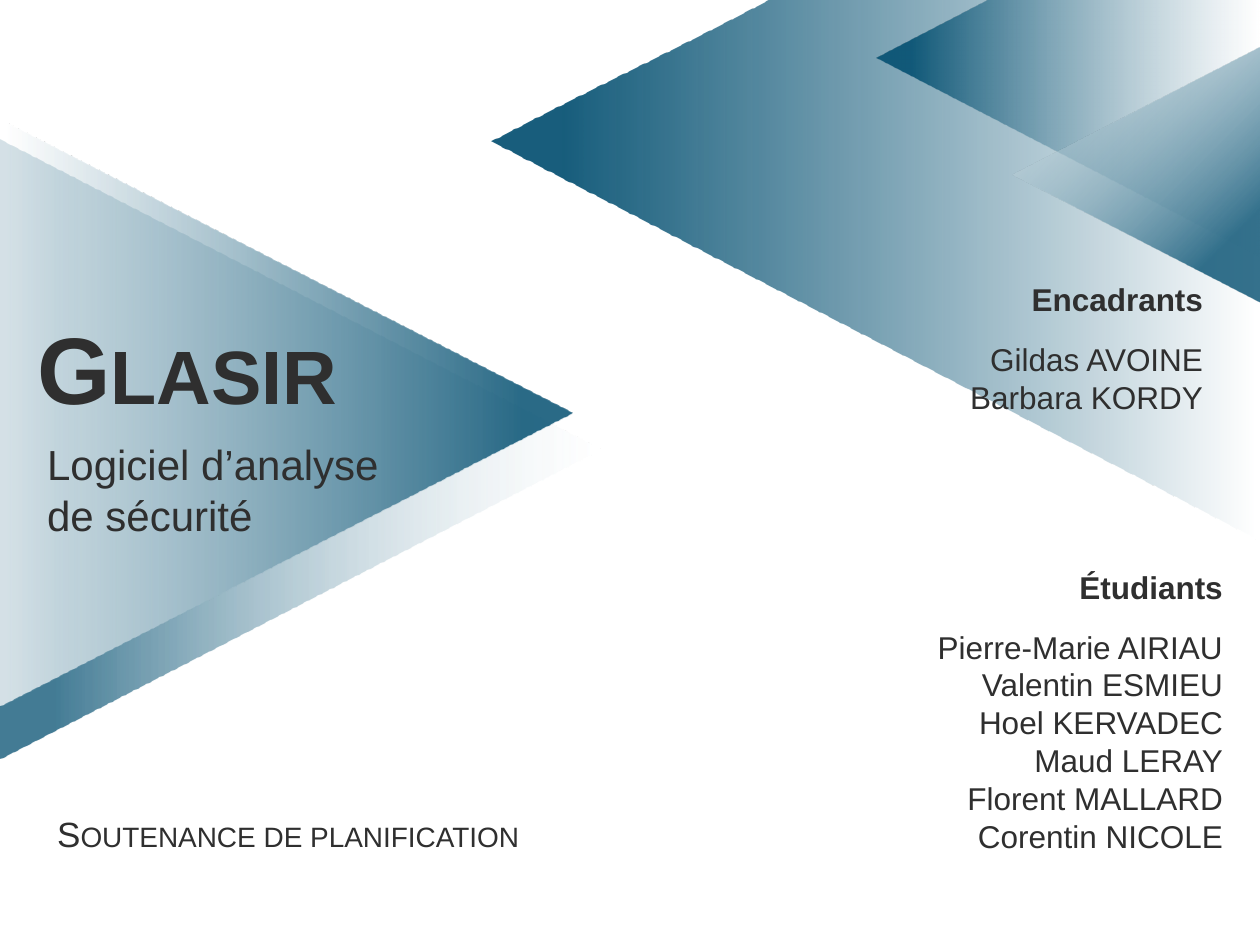
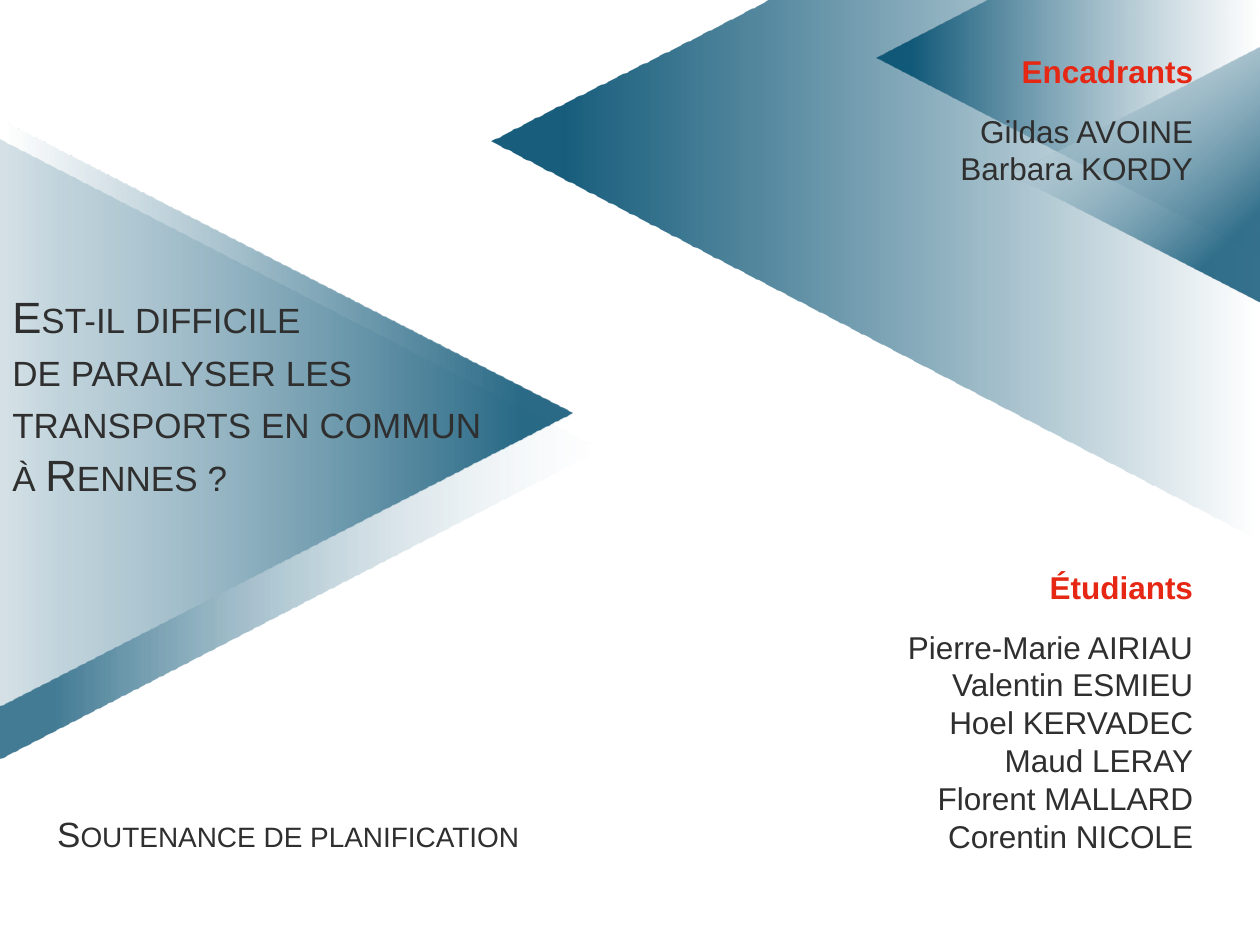
Before and after one commit to HKervadec/korrigolo, a slide deck: slide 1 of soutenances/planification/soutenance_planification.pptx. Drawn at 1260x945 pixels with LibreOffice and Linux fonts; fonts in the diff are those of the drawing; background and template pictures are left out. Boxes give left, top, right and bottom in pixels: in the first picture for what was removed or moved away, otherwise in the second. Text is boxed around its words. In the diff, an @@ line names an element or a change of style, - is before the commit and + after.

```diff
--- a/soutenances/planification/soutenance_planification.pptx
+++ b/soutenances/planification/soutenance_planification.pptx
@@ text "Encadrants" at bbox=[1022, 58, 1193, 89]: text colour #302F2F to #E52713 @@
@@ text "Encadrants": place and size @@
-text "Encadrants" at bbox=[1032, 286, 1203, 317]
+text "Encadrants" at bbox=[1022, 58, 1193, 89]
@@ text "Gildas AVOINE" rewrapped from bbox=[970, 348, 1203, 415] to bbox=[960, 118, 1193, 181] @@
@@ text at bbox=[12, 308, 482, 491]: text changed; size 24 to 25 pt @@
-Logiciel d’analyse
-de sécurité
+Est-il difficile
+de paralyser les
+transports en commun
+à Rennes ?
@@ text removed at bbox=[25, 304, 591, 431] @@
-Glasir
@@ text "Étudiants": place and size @@
-text "Étudiants" at bbox=[1079, 574, 1222, 600]
+text "Étudiants" at bbox=[1050, 574, 1193, 600]
@@ text "Étudiants" at bbox=[1050, 574, 1193, 600]: text colour #302F2F to #E52713 @@
@@ text "Pierre-Marie AIRIAU": place and size @@
-text "Pierre-Marie AIRIAU" at bbox=[938, 636, 1223, 849]
+text "Pierre-Marie AIRIAU" at bbox=[908, 636, 1193, 849]
```
Also in this commit, not shown: 4 other slides changed, 13 slides added.
